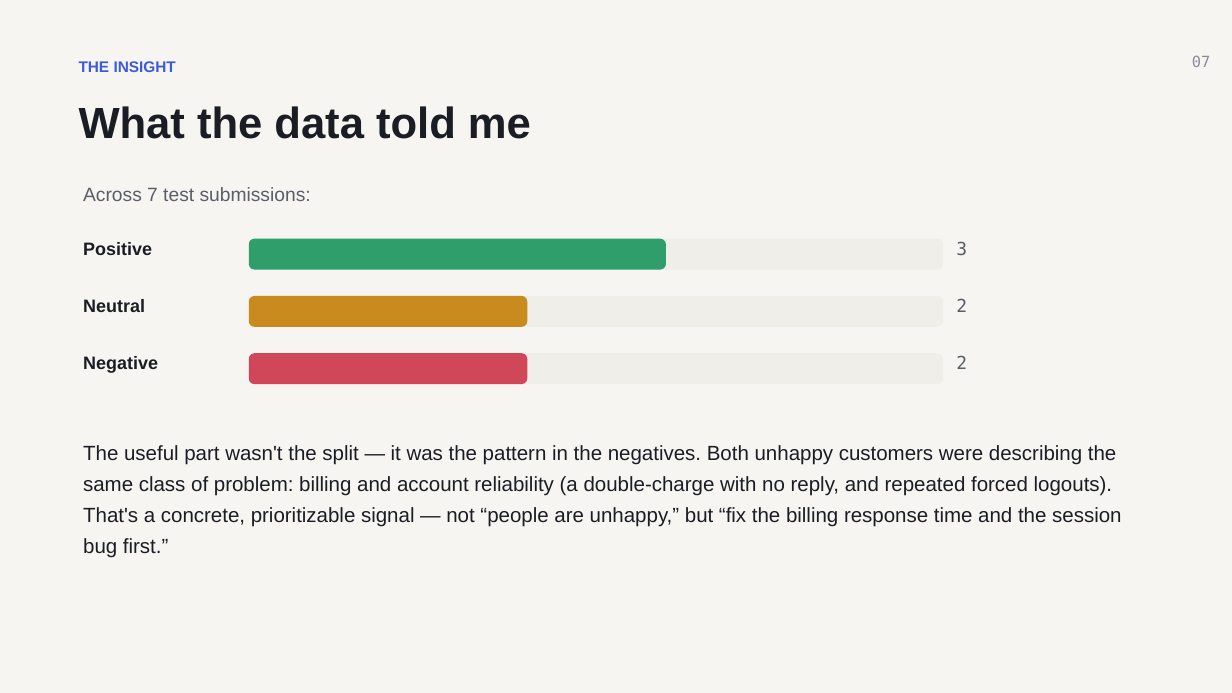
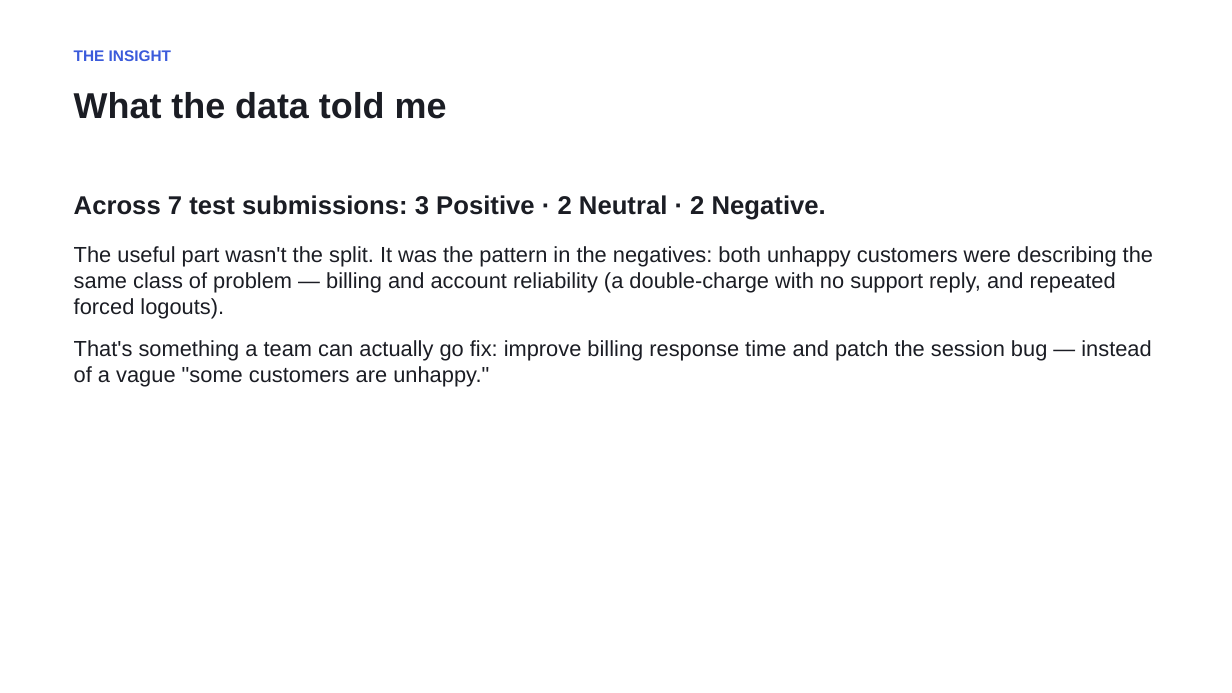
Before and after one commit to JasonTeixeira/tripleten-ai-automation-portfolio, a slide deck: slide 7 of projects/automated-feedback-analysis/Automated-Feedback-Analysis-Jason-Teixeira.pptx. Drawn at 1232x693 pixels with LibreOffice and Linux fonts; fonts in the diff are those of the drawing. Boxes give left, top, right and bottom in pixels: in the first picture for what was removed or moved away, otherwise in the second. Text is boxed around its words. In the diff, an @@ line names an element or a change of style, - is before the commit and + after.

Commit message:
feat: complete feedback-analysis project — live Make scenario, real run artifacts, submission links
- Built and verified the 5-module Make scenario (Forms -> Gemini 2.5 Flash ->
  Parse JSON -> Sheets -> Gmail with Negative-only filter); scheduling ON
- 7 real form responses processed: 3 Positive / 2 Neutral / 2 Negative,
  2 alert emails delivered
- Prompt hardened after a borderline case flip-flopped across runs
  (explicit classification rules; temp 0.2)
- Real screenshots (workflow, sheet, alert email) + exported blueprint.json
- Rebuilt the deck with embedded screenshots and live links; published as
  Google Slides; Sheet + blueprint shared view-only
- README/PRESENTATION prose pass + submission links filled in

```diff
--- a/projects/automated-feedback-analysis/Automated-Feedback-Analysis-Jason-Teixeira.pptx
+++ b/projects/automated-feedback-analysis/Automated-Feedback-Analysis-Jason-Teixeira.pptx
@@ rectangle removed at bbox=[0, 0, 1232, 693] @@
@@ text "THE INSIGHT": place and size @@
-text "THE INSIGHT" at bbox=[79, 61, 176, 72]
+text "THE INSIGHT" at bbox=[74, 50, 171, 61]
@@ text "THE INSIGHT" at bbox=[74, 50, 171, 61]: line spacing 1.08 to 1 @@
@@ text removed at bbox=[1192, 55, 1210, 67] @@
-07
@@ text "What the data told me": place and size @@
-text "What the data told me" at bbox=[79, 106, 531, 139]
+text "What the data told me" at bbox=[74, 92, 447, 119]
@@ text "What the data told me" at bbox=[74, 92, 447, 119]: size 34 to 28 pt; line spacing 1.02 to 1 @@
@@ text at bbox=[74, 195, 1153, 387]: text changed; size 16 to 17 pt @@
-The useful part wasn't the split — it was the pattern in the negatives. Both unhappy customers were describing the same class of problem: billing and account reliability (a double-charge with no reply, and repeated forced logouts). That's a concrete, prioritizable signal — not “people are unhappy,” but “fix the billing response time and the session bug first.”
+Across 7 test submissions: 3 Positive · 2 Neutral · 2 Negative.
+The useful part wasn't the split. It was the pattern in the negatives: both unhappy customers were describing the same class of problem — billing and account reliability (a double-charge with no support reply, and repeated forced logouts).
+That's something a team can actually go fix: improve billing response time and patch the session bug — instead of a vague "some customers are unhappy."
@@ text removed at bbox=[83, 187, 311, 201] @@
-Across 7 test submissions:
@@ rounded rectangle removed at bbox=[250, 239, 943, 269] @@
@@ rounded rectangle removed at bbox=[250, 239, 665, 269] @@
@@ text removed at bbox=[83, 242, 152, 255] @@
-Positive
@@ text removed at bbox=[956, 241, 967, 255] @@
-3
@@ text removed at bbox=[83, 299, 145, 312] @@
-Neutral
@@ rounded rectangle removed at bbox=[250, 297, 943, 326] @@
@@ rounded rectangle removed at bbox=[250, 297, 527, 326] @@
@@ text removed at bbox=[956, 298, 967, 312] @@
-2
@@ text removed at bbox=[83, 356, 158, 373] @@
-Negative
@@ rounded rectangle removed at bbox=[250, 354, 943, 384] @@
@@ rounded rectangle removed at bbox=[250, 354, 527, 384] @@
@@ text removed at bbox=[956, 355, 967, 369] @@
-2
```
Also in this commit, not shown: 7 other slides changed, 2 slides added, 2 slides removed, 10 other files.
